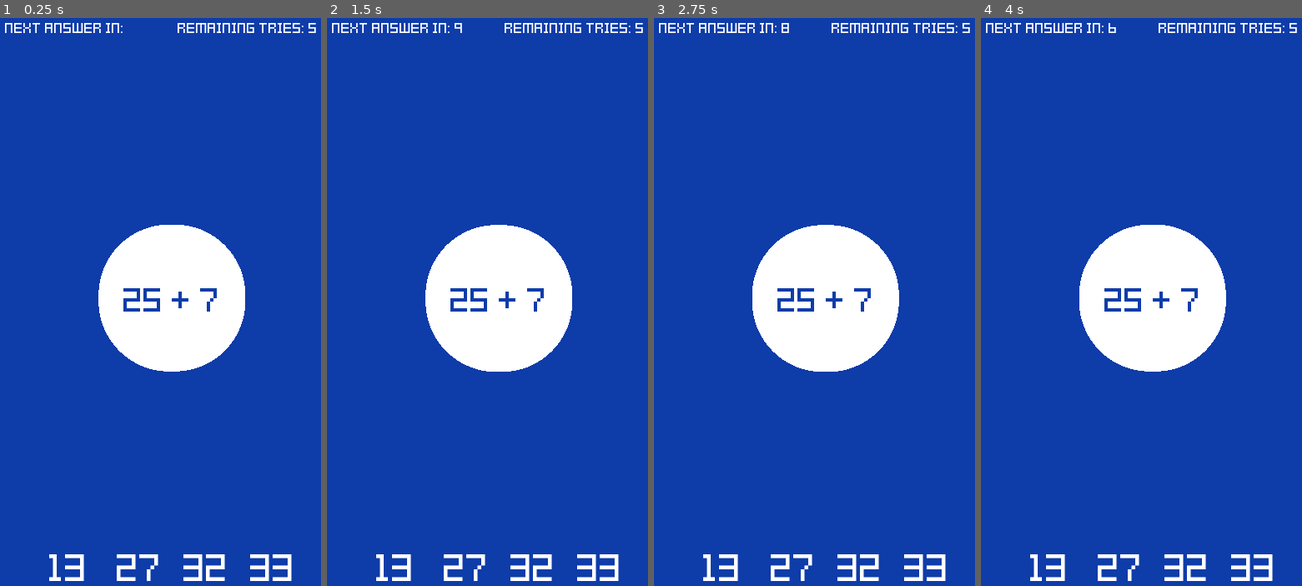
Above: before the commit, frames 1-4 (left to right).
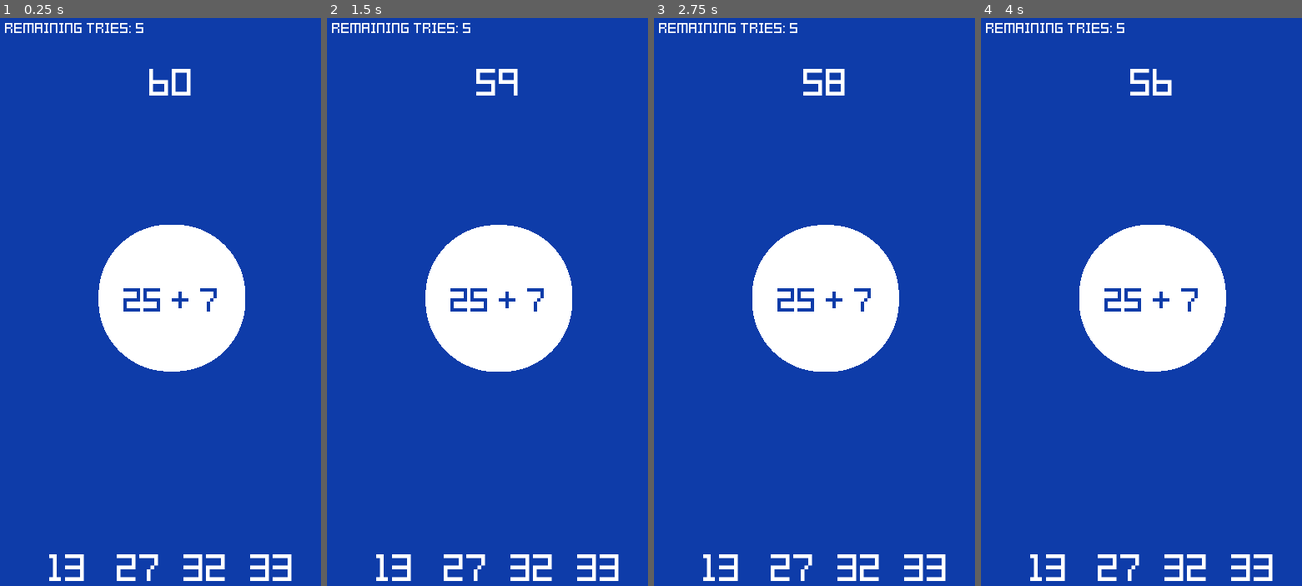
Above: after the commit, the same moments.

Repository: msanatan/Approximately
Game: Godot game, scene res://Scenes/Game.tscn
The game is run twice, just before and just after one commit, with the same random seed, the same clock (stepped at 60 frames per second) and the same inputs. The project has no main scene, so this scene is started directly.
Inputs:
- Up to frame 1 (0.25 s): no input
- Up to frame 2 (1.5 s): tap Enter at 0.5 s
- Up to frame 3 (2.75 s): no input
- Up to frame 4 (4 s): tap Space at 3.5 s

The runs differ from the first frame. In frame 1, 1.0% of the frame differs, in the area x 1-99%, y 0-14%; in frame 2, 1.0%; in frame 3, 1.1%; in frame 4, 1.0%.

Commit message:
Have one countdown
Every round will be a minute
Also, instead of refreshing every second, we deplete the remaining time every second.
Simpler way to get what we want, and easy to share on the HUD.
We also initalize the HUD in a smarter way at startup

Diff:
--- a/Scenes/Game.tscn
+++ b/Scenes/Game.tscn
@@ -26,15 +26,10 @@
 
 [node name="Answers" parent="." instance=ExtResource( 2 )]
 
-[node name="QuestionTimer" type="Timer" parent="."]
-wait_time = 10.0
-autostart = true
-
-[node name="RefreshTimer" type="Timer" parent="."]
+[node name="GameTimer" type="Timer" parent="."]
 autostart = true
 
 [connection signal="grow_circle" from="." to="GrowingCircle" method="_on_Game_grow_circle"]
 [connection signal="remaining_time_update" from="." to="HUD" method="_on_Game_remaining_time_update"]
 [connection signal="remaining_tries_update" from="." to="HUD" method="_on_Game_remaining_tries_update"]
-[connection signal="timeout" from="QuestionTimer" to="." method="_on_QuestionTimer_timeout"]
-[connection signal="timeout" from="RefreshTimer" to="." method="_on_RefreshTimer_timeout"]
+[connection signal="timeout" from="GameTimer" to="." method="_on_GameTimer_timeout"]
--- a/Scenes/Game/HUD.tscn
+++ b/Scenes/Game/HUD.tscn
@@ -9,28 +9,22 @@
 size = 14
 font_data = SubResource( 1 )
 
+[sub_resource type="DynamicFontData" id=3]
+font_path = "res://Assets/Fonts/Kenney Pixel Square.ttf"
+
+[sub_resource type="DynamicFont" id=4]
+size = 36
+font_data = SubResource( 3 )
+
 [node name="HUD" type="Node2D"]
 script = ExtResource( 1 )
 
 [node name="CanvasLayer" type="CanvasLayer" parent="."]
 
-[node name="NextAnswerLabel" type="Label" parent="CanvasLayer"]
+[node name="RemainingAnswersLabel" type="Label" parent="CanvasLayer"]
 margin_left = 16.0
 margin_top = 16.0
-margin_right = 159.0
-margin_bottom = 38.0
-custom_fonts/font = SubResource( 2 )
-text = "Next Answer In: "
-align = 1
-valign = 1
-__meta__ = {
-"_edit_use_anchors_": false
-}
-
-[node name="RemainingAnswersLabel" type="Label" parent="CanvasLayer"]
-margin_left = 223.0
-margin_top = 16.0
-margin_right = 380.0
+margin_right = 173.0
 margin_bottom = 38.0
 custom_fonts/font = SubResource( 2 )
 text = "Remaining Tries: "
@@ -39,3 +33,18 @@
 __meta__ = {
 "_edit_use_anchors_": false
 }
+
+[node name="RemainingTimeLabel" type="Label" parent="CanvasLayer"]
+anchor_left = 0.5
+anchor_right = 0.5
+margin_left = -27.0
+margin_top = 64.0
+margin_right = 27.0
+margin_bottom = 118.0
+custom_fonts/font = SubResource( 4 )
+text = "60"
+align = 1
+valign = 1
+__meta__ = {
+"_edit_use_anchors_": false
+}
--- a/Scripts/Game.gd
+++ b/Scripts/Game.gd
@@ -5,16 +5,15 @@
 signal grow_circle
 
 export var remaining_tries = 5
-onready var question_timer = $QuestionTimer
+export var game_duration = 60
+onready var question_timer = $GameTimer
+onready var hud = $HUD
 
 func _ready():
-    emit_signal('remaining_tries_update', remaining_tries)
-
-func _on_QuestionTimer_timeout():
-    emit_signal('grow_circle')
-    remaining_tries -= 1
-    emit_signal('remaining_tries_update', remaining_tries)
+    hud.set_remaining_tries_text(remaining_tries)
+    hud.set_countdown_text(game_duration)
 
 
-func _on_RefreshTimer_timeout():
-	emit_signal('remaining_time_update', question_timer.get_time_left())
+func _on_GameTimer_timeout():
+    game_duration -= 1
+    emit_signal('remaining_time_update', game_duration)
--- a/Scripts/Game/HUD.gd
+++ b/Scripts/Game/HUD.gd
@@ -1,12 +1,20 @@
 extends Node2D
 
-onready var next_answer_label = $CanvasLayer/NextAnswerLabel
+onready var next_answer_label = $CanvasLayer/RemainingTimeLabel
 onready var remaining_answer_label = $CanvasLayer/RemainingAnswersLabel
 
 
+func set_countdown_text(remaining_time):
+    next_answer_label.text = str(remaining_time)
+
+
+func set_remaining_tries_text(remaining_tries):
+    remaining_answer_label.text = 'Remaining Tries: ' + str(remaining_tries)
+
+
 func _on_Game_remaining_time_update(remaining_time):
-	next_answer_label.text = 'Next Answer In: ' + str(int(remaining_time))
+	set_countdown_text(remaining_time)
 
 
 func _on_Game_remaining_tries_update(remaining_tries):
-	remaining_answer_label.text = 'Remaining Tries: ' + str(remaining_tries)
+	set_remaining_tries_text(remaining_tries)
Not shown: 1 places in Scenes/Game/HUD.tscn that only renumber resources
